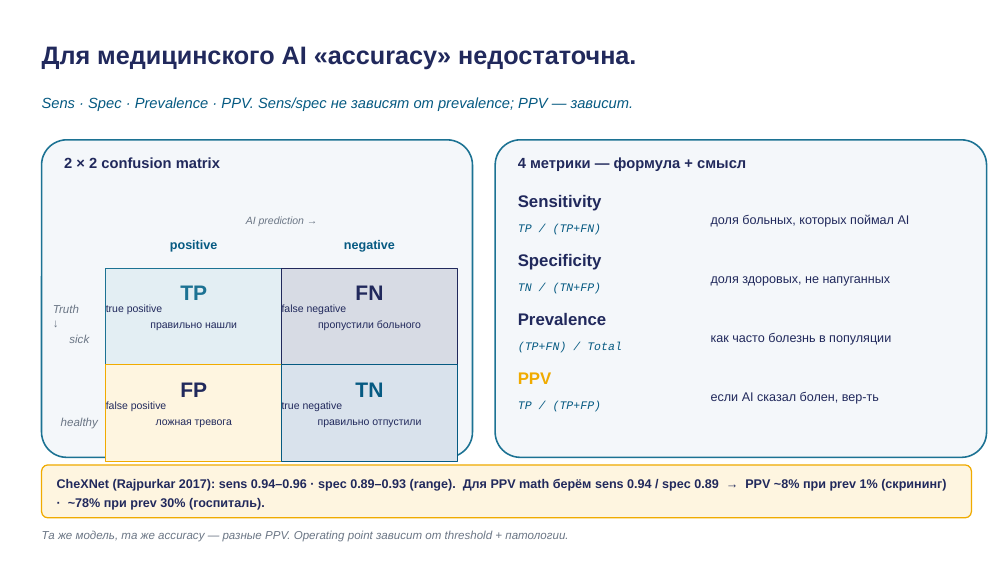
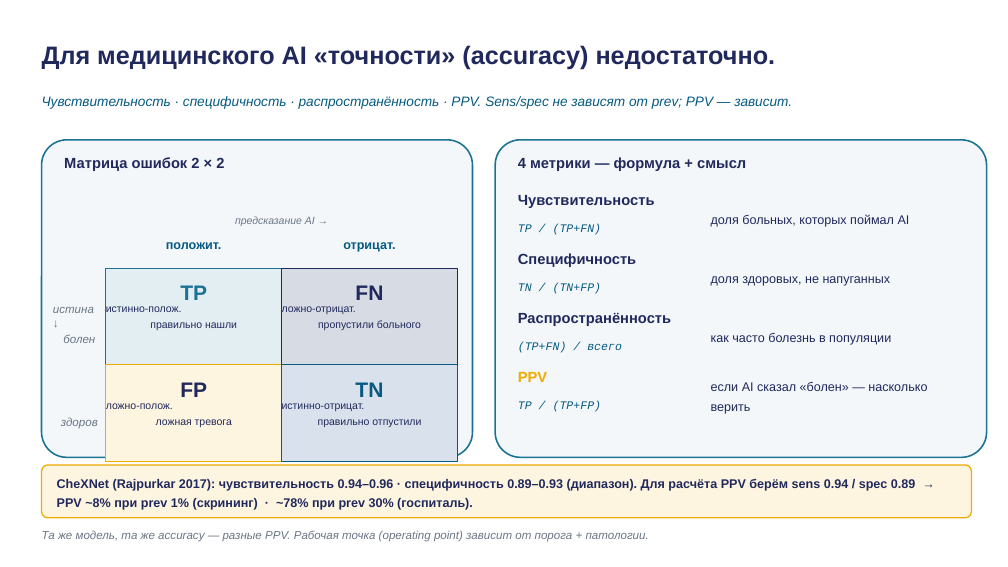
Before and after one commit to tellina-study/AI-usage-lessons, a slide deck: slide 10 of library/lectures/lec-04/rendered/lec-04.pptx. Drawn at 1008x567 pixels with LibreOffice and Linux fonts; fonts in the diff are those of the drawing. Boxes give left, top, right and bottom in pixels: in the first picture for what was removed or moved away, otherwise in the second. Text is boxed around its words. In the diff, an @@ line names an element or a change of style, - is before the commit and + after.

```diff
--- a/library/lectures/lec-04/rendered/lec-04.pptx
+++ b/library/lectures/lec-04/rendered/lec-04.pptx
@@ text at (42,45,776,70): text changed @@
-Для медицинского AI «accuracy» недостаточна.
+Для медицинского AI «точности» (accuracy) недостаточно.
@@ text at (42,96,792,109): text changed; size 14 to 13 pt @@
-Sens · Spec · Prevalence · PPV. Sens/spec не зависят от prevalence; PPV — зависит.
+Чувствительность · специфичность · распространённость · PPV. Sens/spec не зависят от prev; PPV — зависит.
@@ text at (64,157,224,171): text changed @@
-2 × 2 confusion matrix
+Матрица ошибок 2 × 2
@@ text at (518,195,655,208): text changed; size 16 to 14 pt @@
-Sensitivity
+Чувствительность
@@ text at (235,216,315,226): text changed @@
-AI prediction →
+предсказание AI →
@@ text at (166,242,222,249): text changed @@
-positive
+положит.
@@ text at (343,242,395,252): text changed @@
-negative
+отрицат.
@@ text at (518,253,636,267): text changed; size 16 to 14 pt @@
-Specificity
+Специфичность
@@ text at (53,307,95,343): text changed @@
-Truth
-↓
-sick
+истина
+↓
+болен
@@ text at (106,306,237,330): text changed @@
-true positive
-правильно нашли
+истинно-полож.
+правильно нашли
@@ text at (282,306,421,330): text changed @@
-false negative
-пропустили больного
+ложно-отрицат.
+пропустили больного
@@ text at (518,313,671,326): text changed; size 16 to 14 pt @@
-Prevalence
+Распространённость
@@ text at (518,342,622,353): text changed @@
-(TP+FN) / Total
+(TP+FN) / всего
@@ text "PPV" at (518,372,547,382): size 16 to 14 pt @@
@@ text at (711,382,927,414): text changed @@
-если AI сказал болен, вер-ть
+если AI сказал «болен» — насколько верить
@@ text at (61,417,98,428): text changed @@
-healthy
+здоров
@@ text at (106,403,232,427): text changed @@
-false positive
-ложная тревога
+ложно-полож.
+ложная тревога
@@ text at (282,403,421,427): text changed @@
-true negative
-правильно отпустили
+истинно-отрицат.
+правильно отпустили
@@ text at (57,479,915,510): text changed @@
-CheXNet (Rajpurkar 2017): sens 0.94–0.96 · spec 0.89–0.93 (range). Для PPV math берём sens 0.94 / spec 0.89 → PPV ~8% при prev 1% (скрининг) · ~78% при prev 30% (госпиталь).
+CheXNet (Rajpurkar 2017): чувствительность 0.94–0.96 · специфичность 0.89–0.93 (диапазон). Для расчёта PPV берём sens 0.94 / spec 0.89 → PPV ~8% при prev 1% (скрининг) · ~78% при prev 30% (госпиталь).
@@ text at (42,530,649,542): text changed @@
-Та же модель, та же accuracy — разные PPV. Operating point зависит от threshold + патологии.
+Та же модель, та же accuracy — разные PPV. Рабочая точка (operating point) зависит от порога + патологии.
```
Also in this commit, not shown: 25 other slides changed, 1 slide added, 1 slide removed, 35 other files.
